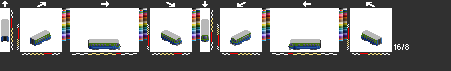
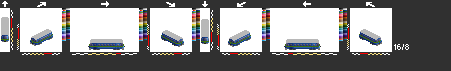
Revision of a layered 451x71 image; what changed, layer by layer:
hid "ymlvltj1" over [1, 19, 382, 50]
hid "yml" over [1, 17, 382, 50]
showed "rbhhj1" over [1, 17, 382, 50]
added layer "rbldvt" above "rbl" over [1, 17, 382, 50]
